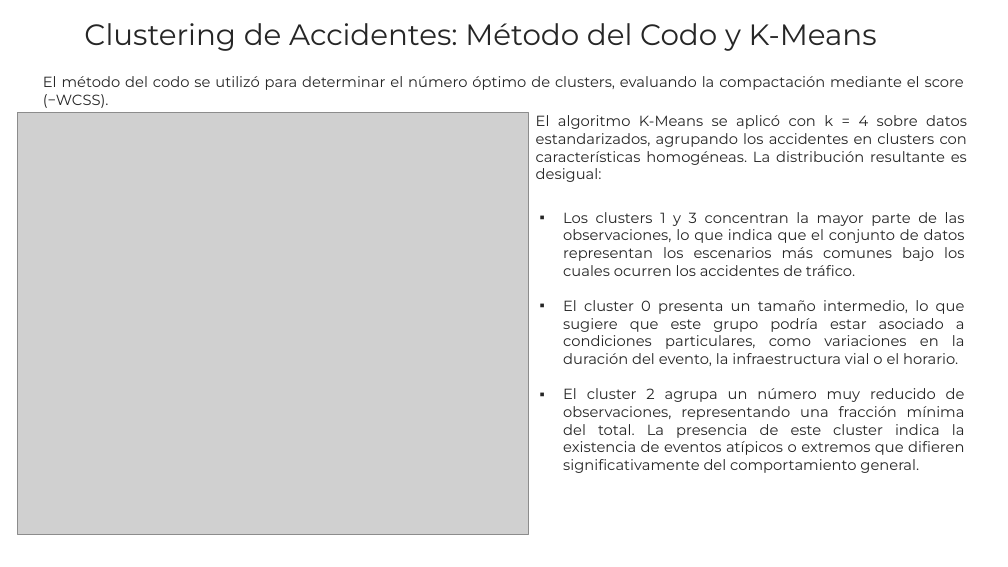
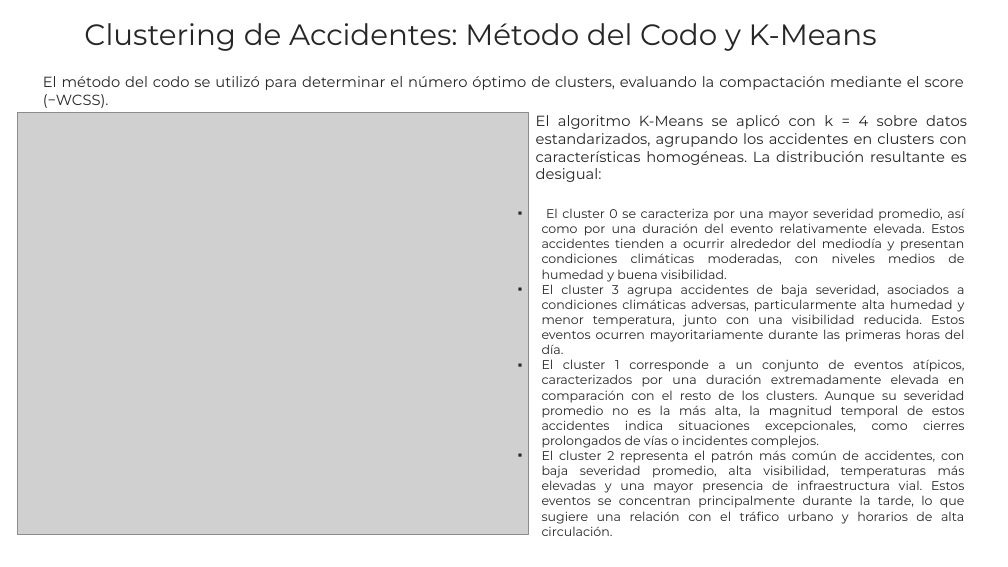
Before and after one commit to KAGmay05/Traffic_Accidents_Stats_Analysis, a slide deck: slide 10 of Presentación.pptx. Drawn at 1008x567 pixels with LibreOffice and Linux fonts; fonts in the diff are those of the drawing; grey boxes stand for pictures. Boxes give left, top, right and bottom in pixels: in the first picture for what was removed or moved away, otherwise in the second. Text is boxed around its words. In the diff, an @@ line names an element or a change of style, - is before the commit and + after.

Commit message:
pre
pre

```diff
--- a/Presentación.pptx
+++ b/Presentación.pptx
@@ text at [542,208,965,536]: text changed; size 14 to 12 pt @@
-▪ Los clusters 1 y 3 concentran la mayor parte de las observaciones, lo que indica que el conjunto de datos representan los escenarios más comunes bajo los cuales ocurren los accidentes de tráfico.
-▪ El cluster 0 presenta un tamaño intermedio, lo que sugiere que este grupo podría estar asociado a condiciones particulares, como variaciones en la duración del evento, la infraestructura vial o el horario.
-▪ El cluster 2 agrupa un número muy reducido de observaciones, representando una fracción mínima del total. La presencia de este cluster indica la existencia de eventos atípicos o extremos que difieren significativamente del comportamiento general.
+▪ El cluster 0 se caracteriza por una mayor severidad promedio, así como por una duración del evento relativamente elevada. Estos accidentes tienden a ocurrir alrededor del mediodía y presentan condiciones climáticas moderadas, con niveles medios de humedad y buena visibilidad.
+▪ El cluster 3 agrupa accidentes de baja severidad, asociados a condiciones climáticas adversas, particularmente alta humedad y menor temperatura, junto con una visibilidad reducida. Estos eventos ocurren mayoritariamente durante las primeras horas del día.
+▪ El cluster 1 corresponde a un conjunto de eventos atípicos, caracterizados por una duración extremadamente elevada en comparación con el resto de los clusters. Aunque su severidad promedio no es la más alta, la magnitud temporal de estos accidentes indica situaciones excepcionales, como cierres prolongados de vías o incidentes complejos.
+▪ El cluster 2 representa el patrón más común de accidentes, con baja severidad promedio, alta visibilidad, temperaturas más elevadas y una mayor presencia de infraestructura vial. Estos eventos se concentran principalmente durante la tarde, lo que sugiere una relación con el tráfico urbano y horarios de alta circulación.
```
